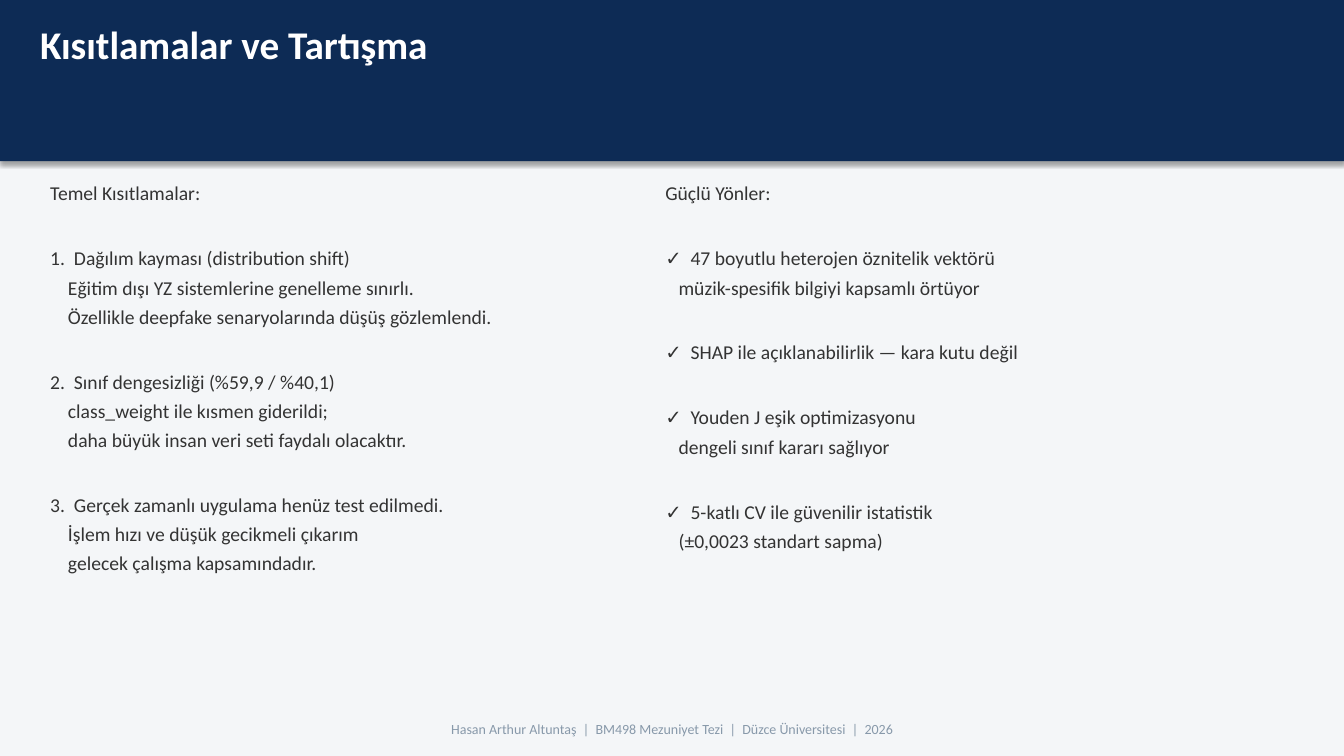
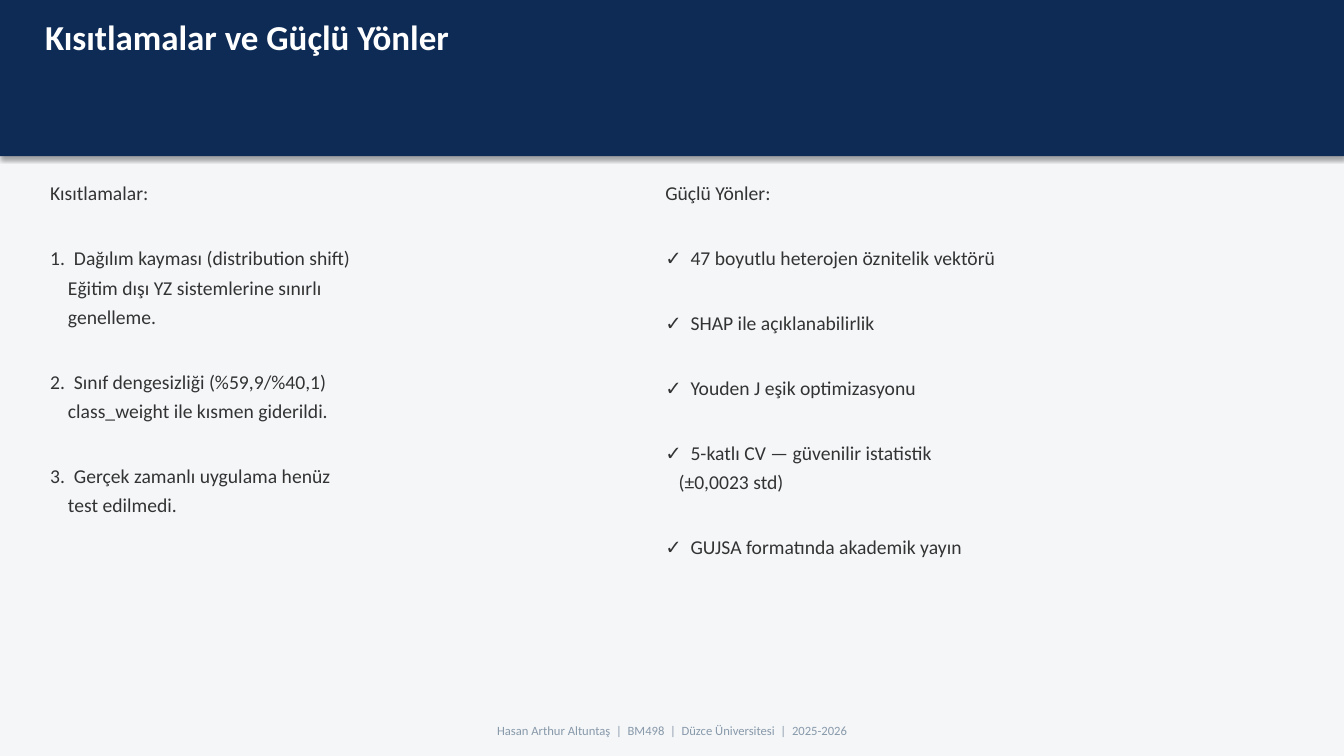
Before and after one commit to Rtur2003/CrownCode, a slide deck: slide 13 of docs/academic/TeslimEdilecekler/Sunumlar/05_Final_Savunma_Sunumu.pptx (slide 17 before the commit). Drawn at 1344x756 pixels with LibreOffice and Linux fonts; fonts in the diff are those of the drawing. Boxes give left, top, right and bottom in pixels: in the first picture for what was removed or moved away, otherwise in the second. Text is boxed around its words. In the diff, an @@ line names an element or a change of style, - is before the commit and + after.

```diff
--- a/docs/academic/TeslimEdilecekler/Sunumlar/05_Final_Savunma_Sunumu.pptx
+++ b/docs/academic/TeslimEdilecekler/Sunumlar/05_Final_Savunma_Sunumu.pptx
@@ rectangle: place and size @@
-rectangle at (0,0,1344,161)
+rectangle at (0,0,1344,156)
@@ text at (45,25,448,56): text changed; size 28 to 25 pt @@
-Kısıtlamalar ve Tartışma
+Kısıtlamalar ve Güçlü Yönler
@@ text at (50,186,148,200): text changed @@
-Temel Kısıtlamalar:
+Kısıtlamalar:
@@ text at (50,281,330,512): text changed @@
-Eğitim dışı YZ sistemlerine genelleme sınırlı.
-Özellikle deepfake senaryolarında düşüş gözlemlendi.
-2. Sınıf dengesizliği (%59,9 / %40,1)
-class_weight ile kısmen giderildi;
-daha büyük insan veri seti faydalı olacaktır.
-3. Gerçek zamanlı uygulama henüz test edilmedi.
-İşlem hızı ve düşük gecikmeli çıkarım
-gelecek çalışma kapsamındadır.
+Eğitim dışı YZ sistemlerine sınırlı
+genelleme.
+2. Sınıf dengesizliği (%59,9/%40,1)
+class_weight ile kısmen giderildi.
+3. Gerçek zamanlı uygulama henüz
+test edilmedi.
@@ text at (679,281,1017,363): text changed @@
-müzik-spesifik bilgiyi kapsamlı örtüyor
-✓ SHAP ile açıklanabilirlik — kara kutu değil
+✓ SHAP ile açıklanabilirlik
@@ text at (679,446,961,557): text changed @@
-dengeli sınıf kararı sağlıyor
-✓ 5-katlı CV ile güvenilir istatistik
-(±0,0023 standart sapma)
+✓ 5-katlı CV — güvenilir istatistik
+(±0,0023 std)
+✓ GUJSA formatında akademik yayın
@@ text at (497,725,847,737): text changed; size 10 to 9 pt @@
-Hasan Arthur Altuntaş | BM498 Mezuniyet Tezi | Düzce Üniversitesi | 2026
+Hasan Arthur Altuntaş | BM498 | Düzce Üniversitesi | 2025-2026
```
Also in this commit, not shown: 14 other slides changed, 2 slides added, 5 slides removed, 6 other files.
